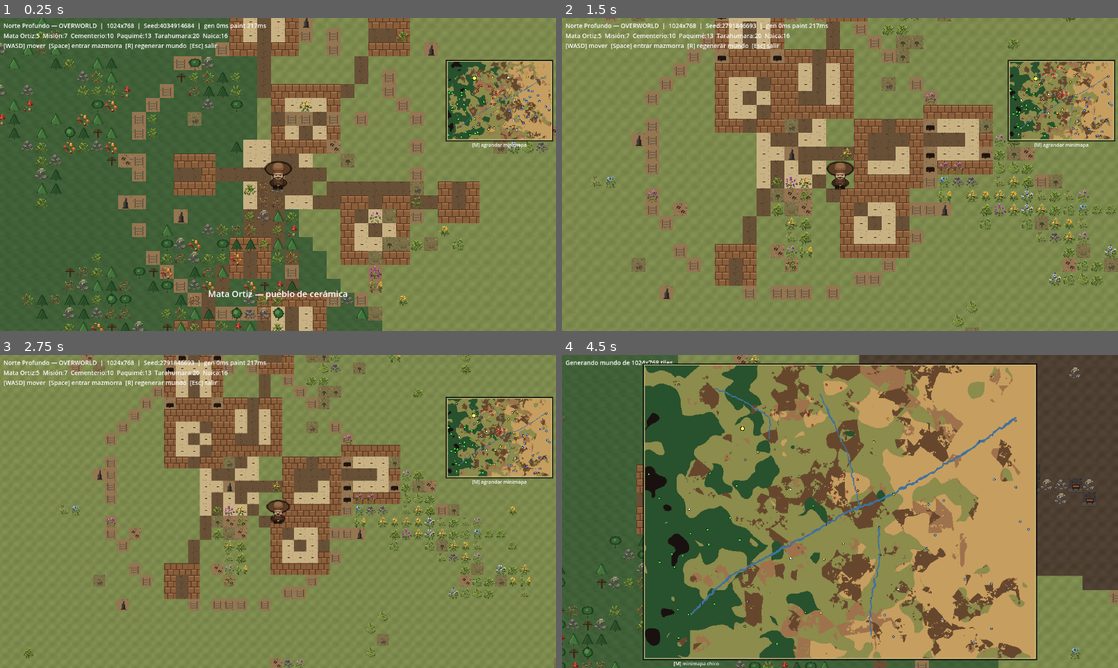
Above: before the commit, frames 1-4 (two rows, left to right).
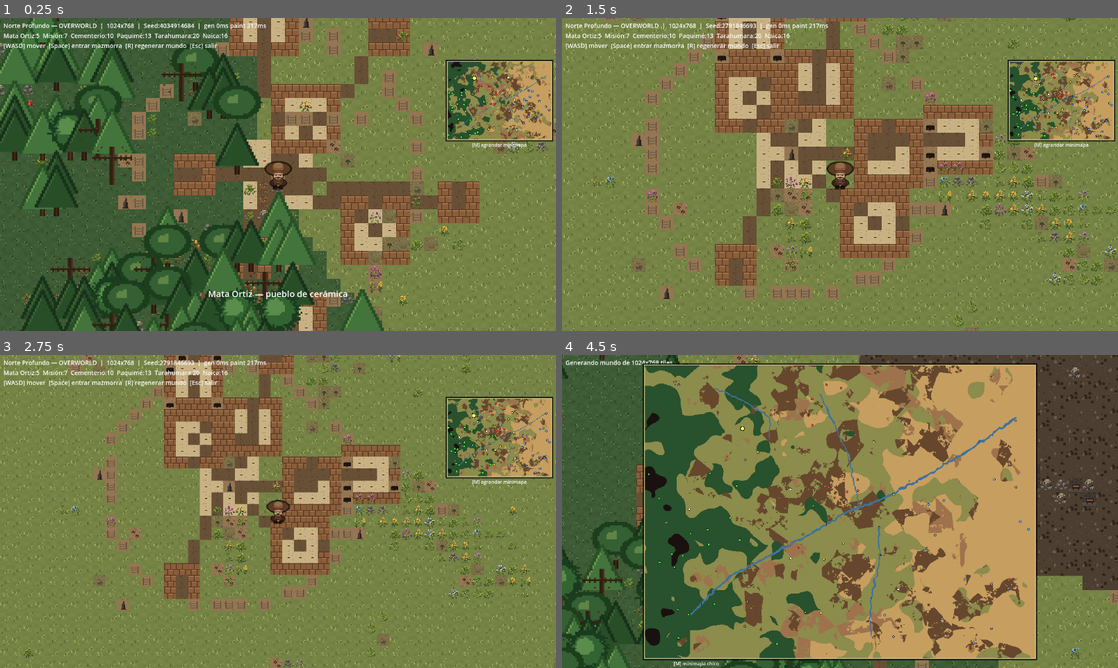
Above: after the commit, the same moments.

Repository: LF-Dguez/ludic2026polloRapi
Game: Godot game, scene res://scenes/Main.tscn
Same seed, same stepped clock (60 frames per second), same inputs: the game is played once before the commit and once after it.
Inputs (mouse positions are in pixels of both pictures, inside the frame that each line leads up to):
- Up to frame 1 (0.25 s): no input
- Up to frame 2 (1.5 s): tap Enter at 0.5 s; move the mouse to (962, 158) at 0.52 s; hold D 0.53-1.28 s; tap R at 0.6 s; tap Space at 0.77 s; move the mouse to (728, 190) at 1.27 s; hold S from 1.28 s (still down); tap Backspace at 1.35 s
- Up to frame 3 (2.75 s): tap Space at 1.52, 2 s; move the mouse to (333, 442) at 2.02 s; release S at 2.03 s; hold D from 2.03 s (still down); tap Q at 2.1 s
- Up to frame 4 (4.5 s): tap Enter at 2.75 s; move the mouse to (812, 574) at 2.77 s; release D at 2.78 s; hold W 2.78-3.53 s; tap E at 2.85 s; tap Space at 3.02, 3.77 s; move the mouse to (1006, 558) at 3.52 s; hold A from 3.53 s (still down); tap M at 3.6 s; move the mouse to (673, 464) at 4.27 s; tap R at 4.35 s

The runs differ from the first frame. In frame 1, 17% of the frame differs, in the area x 0-100%, y 0-100%; in frame 2, 2.5%; in frame 3, 2.8%; in frame 4, 4.5%.

Commit message:
Add: 4 biome base variants + GIANT trees (2x player size via Sprite2D)
User asked for trees double player size (128px = 2x 64px player) and
mentioned grass looked too flat.

Biome base variants (4 per biome):
- biome_bases.png ahora 8x4 (8 biomas × 4 variants)
- Cada variant tiene textura específica: grass tiles con pequeñas hojas
  verticales 1-2px, sand con granos+ondas, rock con moteado, water con
  ondas+highlights, snow con sombras suaves
- BIOME_BASE_COL dict mapea Biome enum → column en atlas
- Hash bit-mixed anti-checkerboard escoge variant 0-3 per cell

Trees grandes via Sprite2D (no TileMap — flexibilidad de tamaño):
- trees_big.png ahora 32x32 native (4x área vs 16x16 antes)
- 8 tipos: pino_oscuro, encina, sabino, cardón, mezquite, palo_verde,
  arbol_seco, pino_claro
- TreesContainer Node2D nuevo en Main.tscn (z_index 5)
- _spawn_trees() crea Sprite2D per tree con AtlasTexture region, scale 4
  → 128px display = 2× player size ✓
- z_index = tile.y (y-sort básico, árboles del sur dibujan encima)
- Trees impasables vía Player.tree_blocked_tiles dict
- Overworld.generate(): si decor pick es SRC_TREES → push a world.trees,
  else va al decor_layer normal

trees_container.visible togglea con mode (oculto en dungeons).

Co-Authored-By: Claude Opus 4.7 (1M context) <noreply@anthropic.com>

Diff:
--- a/scenes/Main.tscn
+++ b/scenes/Main.tscn
@@ -37,6 +37,9 @@
 [node name="MinesLayer" type="TileMapLayer" parent="."]
 visible = false
 scale = Vector2(1, 1)
+
+[node name="TreesContainer" type="Node2D" parent="."]
+z_index = 5
 
 [node name="Player" type="Node2D" parent="."]
 script = ExtResource("2")
--- a/scripts/Main.gd
+++ b/scripts/Main.gd
@@ -30,7 +30,7 @@
 const ATLAS_TREES_COLS := 8
 const ATLAS_TREES_ROWS := 1
 const ATLAS_BASES_COLS := 8
-const ATLAS_BASES_ROWS := 1
+const ATLAS_BASES_ROWS := 4
 const ATLAS_PAQUIME_COLS := 4
 const ATLAS_PAQUIME_ROWS := 4
 const ATLAS_CAVE_COLS := 8
@@ -64,6 +64,7 @@
 @onready var dark_bg: ColorRect = $DarkBG
 @onready var overworld_layer: TileMapLayer = $OverworldLayer
 @onready var overworld_decor_layer: TileMapLayer = $OverworldDecorLayer
+@onready var trees_container: Node2D = $TreesContainer
 @onready var dungeon_layer: TileMapLayer = $DungeonLayer
 @onready var cave_layer: TileMapLayer = $CaveLayer
 @onready var mines_layer: TileMapLayer = $MinesLayer
@@ -93,6 +94,11 @@
 
 # Guard contra regeneraciones concurrentes (spam de R)
 var regenerating: bool = false
+
+# Textura del atlas de trees grandes (Sprite2D)
+var _trees_big_tex: Texture2D = null
+const TREE_SOURCE_SIZE := 32  # cada tile en trees_big.png es 32x32
+const TREE_DISPLAY_SCALE := 4.0  # source 32 × scale 4 = 128px display = 2× player
 
 var saved_overworld_tile: Vector2i = Vector2i.ZERO
 var active_dungeon_poi: Variant = null
@@ -120,6 +126,8 @@
 	)
 	# Carga la textura de luz radial para PointLight2D
 	player_light.texture = _load_texture("res://art/tiles/light_texture.png")
+	# Carga atlas de trees grandes para Sprite2D spawn
+	_trees_big_tex = _load_texture("res://art/tiles/trees_big.png")
 	# Inicializa minimap con referencia al jugador
 	minimap.player_ref = player
 	_apply_minimap_size()
@@ -255,6 +263,7 @@
 	mode = Mode.OVERWORLD
 	overworld_layer.visible = true
 	overworld_decor_layer.visible = true
+	trees_container.visible = true
 	dungeon_layer.visible = false
 	cave_layer.visible = false
 	mines_layer.visible = false
@@ -317,6 +326,8 @@
 func _paint_overworld(w) -> void:
 	overworld_layer.clear()
 	overworld_decor_layer.clear()
+	_clear_trees()
+	_spawn_trees(w)
 	# Chunked: yield every ~60k cells. Pinta BASE en overworld_layer,
 	# DECOR (con fondo transparente) en overworld_decor_layer encima.
 	var painted: int = 0
@@ -353,6 +364,7 @@
 	mode = Mode.DUNGEON_PAQUIME
 	overworld_layer.visible = false
 	overworld_decor_layer.visible = false
+	trees_container.visible = false
 	dungeon_layer.visible = true
 	cave_layer.visible = false
 	mines_layer.visible = false
@@ -425,6 +437,7 @@
 	mode = Mode.CAVE_TARAHUMARA
 	overworld_layer.visible = false
 	overworld_decor_layer.visible = false
+	trees_container.visible = false
 	dungeon_layer.visible = false
 	cave_layer.visible = true
 	mines_layer.visible = false
@@ -485,6 +498,7 @@
 	mode = Mode.MINE_NAICA
 	overworld_layer.visible = false
 	overworld_decor_layer.visible = false
+	trees_container.visible = false
 	dungeon_layer.visible = false
 	cave_layer.visible = false
 	mines_layer.visible = true
@@ -549,6 +563,7 @@
 	mode = Mode.OVERWORLD
 	overworld_layer.visible = true
 	overworld_decor_layer.visible = true
+	trees_container.visible = true
 	dungeon_layer.visible = false
 	cave_layer.visible = false
 	mines_layer.visible = false
@@ -710,6 +725,37 @@
 			_exit_to_overworld()
 
 
+func _clear_trees() -> void:
+	for child in trees_container.get_children():
+		child.queue_free()
+
+
+func _spawn_trees(w) -> void:
+	# Spawnea Sprite2D per tree, scale 4 → 128px display = 2× player.
+	# Coordina con Player.tree_blocked_tiles para colisión.
+	if _trees_big_tex == null:
+		return
+	var blocked: Dictionary = {}
+	for tree in w.trees:
+		var tile_pos: Vector2i = tree["pos"]
+		var t_type: int = tree["type"]
+		var spr := Sprite2D.new()
+		var atlas_tex := AtlasTexture.new()
+		atlas_tex.atlas = _trees_big_tex
+		atlas_tex.region = Rect2(t_type * TREE_SOURCE_SIZE, 0, TREE_SOURCE_SIZE, TREE_SOURCE_SIZE)
+		spr.texture = atlas_tex
+		spr.centered = true
+		spr.scale = Vector2(TREE_DISPLAY_SCALE, TREE_DISPLAY_SCALE)
+		# Posición en world: centro del tile (tile.x*32+16, tile.y*32+16)
+		spr.position = Vector2(tile_pos.x * TILE_DISPLAY + TILE_DISPLAY / 2.0,
+			tile_pos.y * TILE_DISPLAY + TILE_DISPLAY / 2.0)
+		# Y-sort por z básico: árboles más al sur encima
+		spr.z_index = tile_pos.y
+		trees_container.add_child(spr)
+		blocked[tile_pos] = true
+	player.tree_blocked_tiles = blocked
+
+
 func _clamp_zoom() -> void:
 	camera.zoom.x = clampf(camera.zoom.x, ZOOM_MIN, ZOOM_MAX)
 	camera.zoom.y = clampf(camera.zoom.y, ZOOM_MIN, ZOOM_MAX)
--- a/scripts/Overworld.gd
+++ b/scripts/Overworld.gd
@@ -23,8 +23,18 @@
 	ENTRADA_PAQUIME, ENTRADA_TARAHUMARA, ENTRADA_NAICA,
 }
 
-# Tile primario {src, atlas} — usa biome_bases.png (smooth, no patterns at tiling).
-# Decoraciones (vegetación, props) van encima via decor_layer.
+# Columna del bioma en biome_bases.png (8 biomas × 4 variantes filas)
+const BIOME_BASE_COL := {
+	Biome.LLANOS: 0,
+	Biome.SIERRA: 1,
+	Biome.DESIERTO: 2,
+	Biome.BARRANCA: 3,
+	Biome.MINERO: 4,
+	Biome.RIO: 5,
+	Biome.MESA: 6,
+	Biome.PICO: 7,
+}
+# Tile primario (col fija por bioma, variant row 0-3 elegida por hash en generate())
 const BIOME_PRIMARY := {
 	Biome.LLANOS:   {"src": SRC_BASES, "atlas": Vector2i(0, 0)},
 	Biome.SIERRA:   {"src": SRC_BASES, "atlas": Vector2i(1, 0)},
@@ -195,6 +205,7 @@
 	var decor_tiles: PackedInt32Array  # OVERLAY: decoraciones con bg transparente
 	var pois: Array = []
 	var bridges: Array = []  # Array[Vector2i] — posiciones exactas de tiles puente
+	var trees: Array = []    # Array of {pos: Vector2i (tile), type: int (0-7)}
 	var seed_value: int
 
 	func get_biome(x: int, y: int) -> int:
@@ -245,6 +256,7 @@
 		world.decor_tiles[i] = 0xff << 16
 	world.pois = []
 	world.bridges = []
+	world.trees = []
 
 	var rng := RandomNumberGenerator.new()
 	rng.seed = seed_value
@@ -383,17 +395,24 @@
 	for y in range(h):
 		for x in range(w):
 			var biome: int = world.get_biome(x, y)
-			var primary: Dictionary = BIOME_PRIMARY[biome]
-			# BASE siempre el primary del bioma (LLANOS verde, DESIERTO dorado, etc.)
-			world.set_tile_pair(x, y, primary["src"], primary["atlas"])
-			# DECOR opcional como OVERLAY (capa separada con fondo transparente)
+			# BASE: una de 4 variantes del biome_bases (hash anti-checkerboard)
+			var col: int = BIOME_BASE_COL.get(biome, 0)
+			var bh: int = ((x * 73856093) ^ (y * 19349663) ^ (seed_value * 83492791))
+			bh = (bh ^ (bh >> 13)) & 0x7fffffff
+			var variant: int = bh % 4
+			world.set_tile_pair(x, y, SRC_BASES, Vector2i(col, variant))
+			# DECOR opcional como OVERLAY
 			var roll: float = (n_decor.get_noise_2d(x, y) + 1.0) * 0.5
 			var prob: float = DECOR_PROBS.get(biome, 0.0)
 			if roll < prob and BIOME_DECORS.has(biome) and not BIOME_DECORS[biome].is_empty():
 				var decors: Array = BIOME_DECORS[biome]
 				var idx: int = int(roll * 10000.0) % decors.size()
 				var d: Dictionary = decors[idx]
-				world.set_decor(x, y, d["src"], d["atlas"])
+				# Trees (SRC_TREES) → Sprite2D nodes via world.trees (NO al decor layer)
+				if d["src"] == SRC_TREES:
+					world.trees.append({"pos": Vector2i(x, y), "type": d["atlas"].x})
+				else:
+					world.set_decor(x, y, d["src"], d["atlas"])
 
 	# === Pase 4: POIs + stamps ===
 	_place_pois_chihuahua(world, rng)
--- a/scripts/Player.gd
+++ b/scripts/Player.gd
@@ -24,6 +24,9 @@
 # Main.gd lo popula al pintar floor_scatter/decor para evitar que tiles
 # decorativos pintados en src 0 (atlas walls) bloqueen al jugador.
 var passable_decor: Dictionary = {}  # Vector2i → bool
+
+# Set de tile positions OCUPADAS POR ÁRBOLES (Sprite2D nodes) — impasable en overworld.
+var tree_blocked_tiles: Dictionary = {}  # Vector2i → bool
 
 
 func _ready() -> void:
@@ -102,19 +105,21 @@
 		var src_id: int = layer.get_cell_source_id(Vector2i(tx, ty))
 		var atlas: Vector2i = layer.get_cell_atlas_coords(Vector2i(tx, ty))
 		if mode == 0:
-			# Overworld: check tanto base layer como decor layer overlay
+			# Overworld: check base + decor overlay + trees (Sprite2D nodes)
 			if src_id == -1:
 				return false
 			if _is_impassable_overworld_explicit(src_id, atlas):
 				return false
-			# También check decor overlay (árboles, rocas grandes están en decor layer)
-			var decor_layer: TileMapLayer = overworld_decor_layer if overworld_decor_layer != null else null
-			if decor_layer != null:
-				var d_src: int = decor_layer.get_cell_source_id(Vector2i(tx, ty))
+			# Decor overlay (rocas grandes etc.)
+			if overworld_decor_layer != null:
+				var d_src: int = overworld_decor_layer.get_cell_source_id(Vector2i(tx, ty))
 				if d_src != -1:
-					var d_atlas: Vector2i = decor_layer.get_cell_atlas_coords(Vector2i(tx, ty))
+					var d_atlas: Vector2i = overworld_decor_layer.get_cell_atlas_coords(Vector2i(tx, ty))
 					if _is_impassable_overworld_explicit(d_src, d_atlas):
 						return false
+			# Árboles grandes (Sprite2D, tile occupado registrado en tree_blocked_tiles)
+			if tree_blocked_tiles.has(Vector2i(tx, ty)):
+				return false
 		elif mode == 1:
 			# Paquimé: src 0 = atlas paquime. WHITELIST de tiles passable;
 			# todo lo demás src 0 (incluyendo T_WALL/T_WATER/T_VOID y cualquier
Binary file changed: art/tiles/biome_bases.png
Binary file changed: art/tiles/biome_bases_preview.png
Binary file added: art/tiles/trees_big.png
Binary file added: art/tiles/trees_big_preview.png
Not shown, changed: tools/gen_biome_bases.py
Not shown, changed: tools/gen_topdown_trees.py
